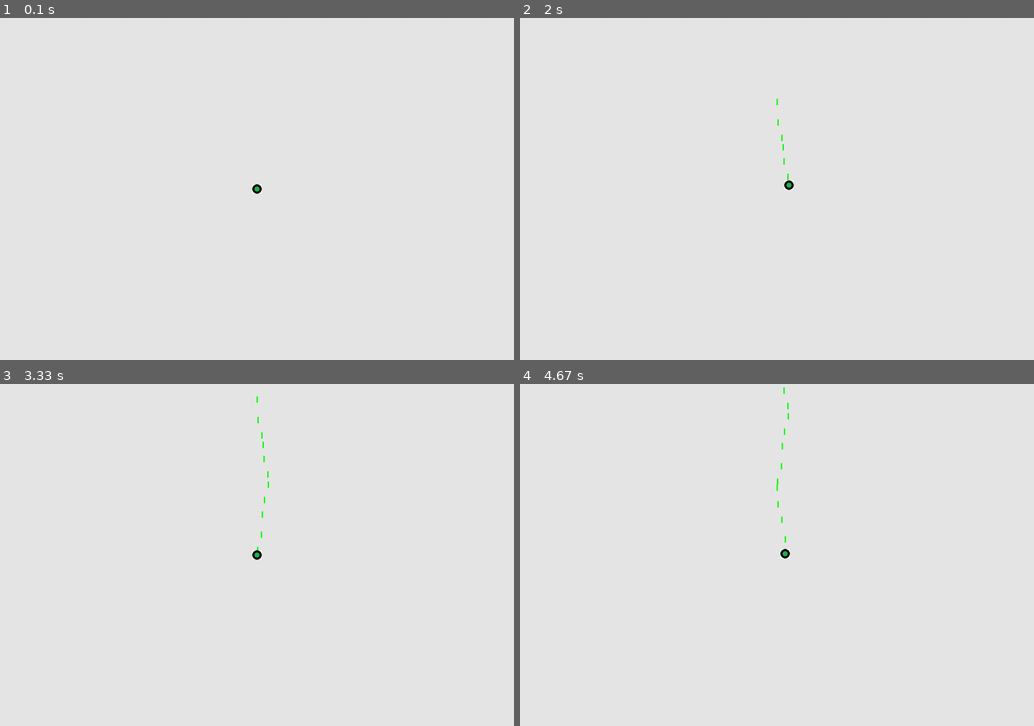
Above: before the commit, frames 1-4 (two rows, left to right).
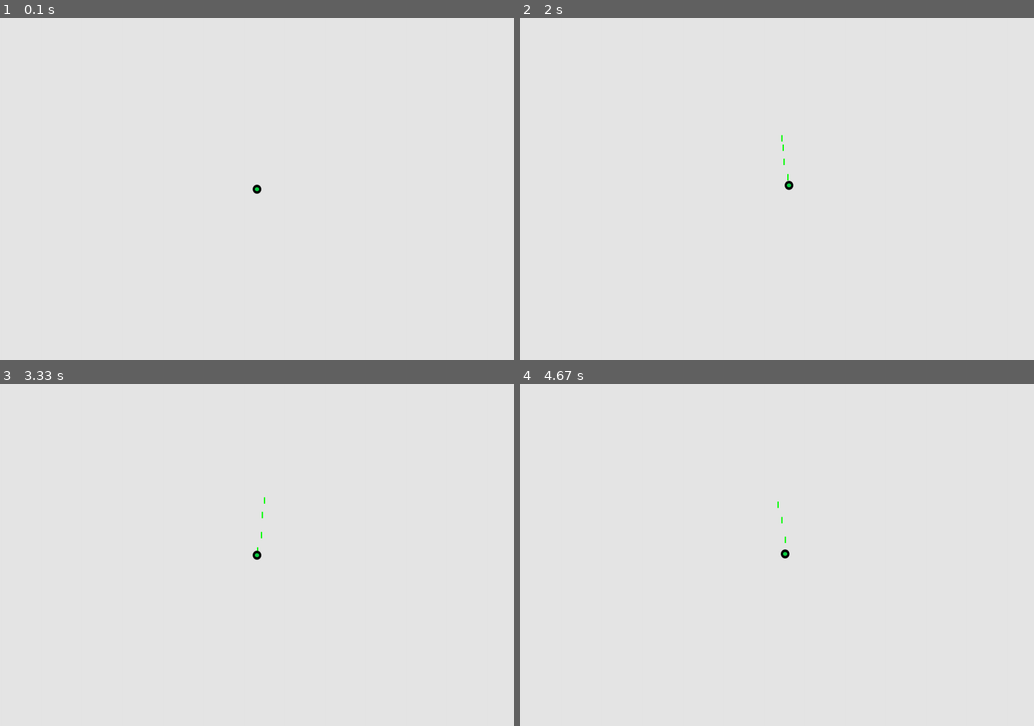
Above: after the commit, the same moments.

Repository: zlobinia/py_game
Game: pygame game, started from Game.py
Two runs of this game, one before a commit and one after it. Both use one fixed random seed, a clock stepped at 60 frames per second and the inputs below.
Inputs:
- Up to frame 1 (0.1 s): no input
- Up to frame 2 (2 s): tap Space at 0.33, 0.73, 1.03, 1.23, 1.57, 1.87 s; hold D 0.67-1.13 s; hold W 1.17-1.47 s; hold D 1.5-1.97 s
- Up to frame 3 (3.33 s): hold A 2-2.53 s; tap Space at 2.07, 2.37, 2.63, 2.97, 3.27 s; hold S 2.57-2.87 s; hold A 2.9-3.3 s
- Up to frame 4 (4.67 s): hold W 3.33-3.7 s; tap Space at 3.4, 3.8, 4.1, 4.47 s; hold D 3.73-4.37 s; hold S from 4.4 s (still down)

The runs differ from the first frame. In frame 1, less than 0.1% of the frame differs, in the area x 49-51%, y 48-52%; in frame 2, less than 0.1%; in frame 3, less than 0.1%; in frame 4, less than 0.1%, in the area x 49-53%, y 1-51%.

Commit message:
unit image updated

Diff:
--- a/Bullet.py
+++ b/Bullet.py
@@ -9,6 +9,7 @@
         self.bullet_width = 3
         self.bullet_height = 15
         self.bullet_color = 0, 255, 0
+        self.range = 150
 
 
 class Bullet(Sprite):
@@ -25,10 +26,12 @@
 
         self.color = b_settings.bullet_color
         self.speed = b_settings.speed
+        self.range = b_settings.range
 
     def update(self):
         self.y -= self.speed
         self.rect.y = self.y
+        self.range -= self.speed
 
     def draw_bullet(self):
         pygame.draw.rect(self.screen, self.color, self.rect)
--- a/Game.py
+++ b/Game.py
@@ -1,10 +1,11 @@
 import sys
 
 import pygame
+from pygame.sprite import Group
+
+from Bullet import Bullet, BulletSettings
 from settings import GameSettings
 from unit import Unit
-from Bullet import Bullet, BulletSettings
-from pygame.sprite import Group
 
 
 def run_game():
@@ -20,9 +21,19 @@
         # Watch for keyboard and mouse events.
         checkEvents(unit, screen, bullets)
         unit.update()
-        bullets.update()
+        update_bullets(bullets)
         # Make the most recently drawn screen visible.\
         updateScreen(screen, settings, unit, bullets)
+
+
+def update_bullets(bullets):
+    for bullet in bullets.copy():
+        if (bullet.rect.bottom <= 0):
+            bullets.remove(bullet)
+        elif bullet.range <= 0:
+            bullets.remove(bullet)
+
+    bullets.update()
 
 
 def checkEvents(unit, screen, bullets):
--- a/unit.py
+++ b/unit.py
@@ -11,7 +11,7 @@
 
     def __init__(self, screen):
         self.screen = screen
-        self.image = pygame.image.load("images/unit.bmp")
+        self.image = pygame.image.load("images/unit.png")
         self.rect = self.image.get_rect()
         self.screen_rect = screen.get_rect()
         self.rect.centerx = self.screen_rect.centerx
Binary file added: images/unit.png
Binary file added: images/unit_2.bmp
